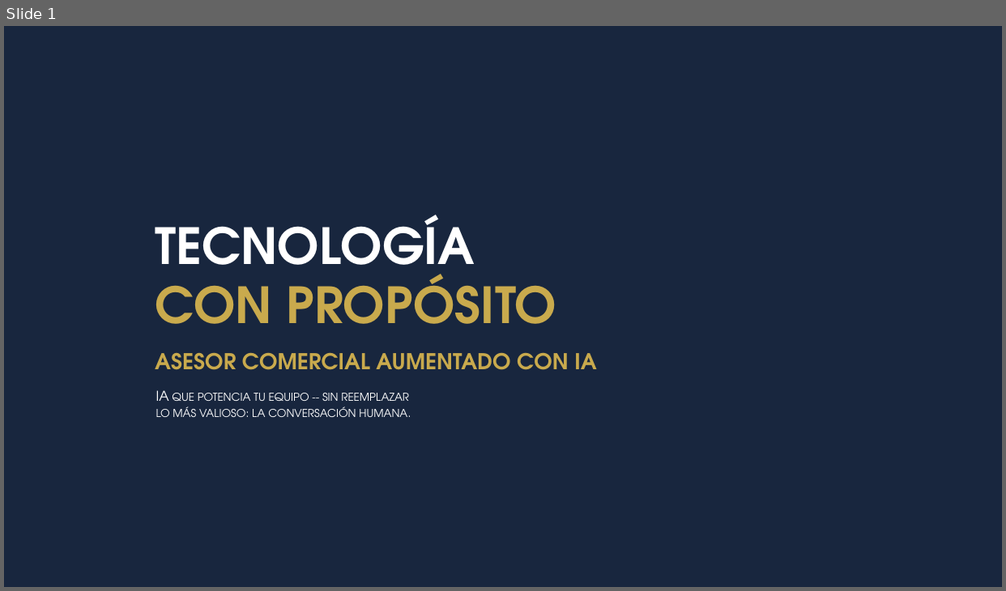
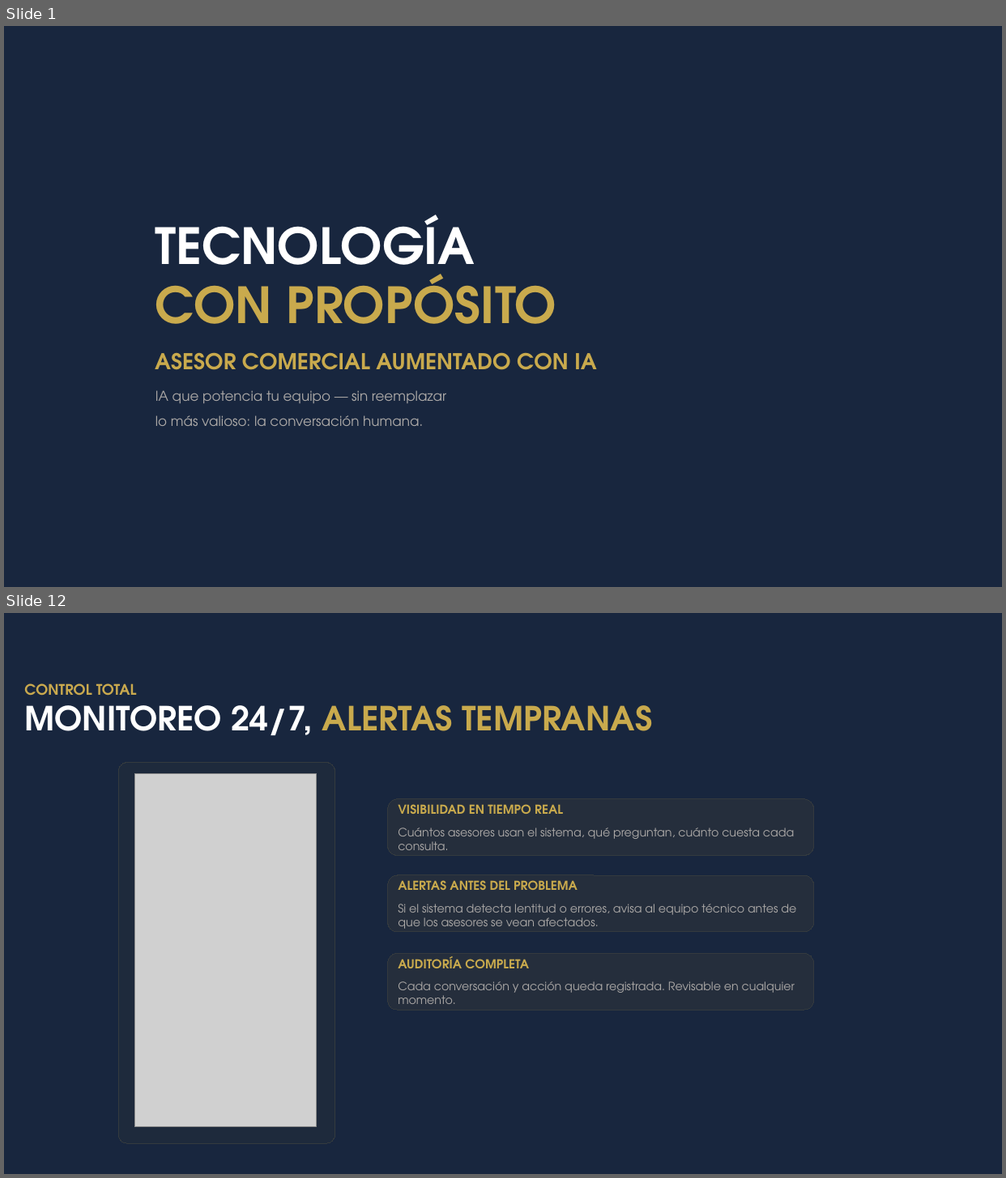
Before and after one commit to johnruedal96/capillas, a slide deck: Presentacion.pptx. Shown one above the other, each under a label of ours: slide 1 before the commit, slides 1 and 12 after it; the slides between them are not shown. The pictures are 1006x591 and 1006x1178 pixels, drawn with LibreOffice and Linux fonts; fonts in the diff are those of the drawing; grey boxes stand for pictures. Boxes give left, top, right and bottom in pixels: in the first picture for what was removed or moved away, otherwise in the second. Text is boxed around its words. In the diff, an @@ line names an element or a change of style, - is before the commit and + after.

```diff
--- a/Presentacion.pptx
+++ b/Presentacion.pptx
@@ slide 12 added at bbox=[4, 613, 1002, 1174], background #18263E @@
@@ text added at bbox=[24, 683, 137, 695], 14 pt, text #C9A94E, bold @@
+CONTROL TOTAL
@@ title added at bbox=[24, 705, 653, 735], 32 pt, text #C9AA4D, bold @@
+MONITOREO 24/7, ALERTAS TEMPRANAS
@@ rounded rectangle added at bbox=[118, 763, 335, 1144], fill #252E3C at 50% opacity, outline #343A3E 0.75 pt @@
@@ picture added at bbox=[134, 773, 316, 1127] @@
@@ text added at bbox=[388, 799, 814, 855], fill #252E3C, outline #343A3E 0.75 pt, 11.1 pt, text #ACA9A7 @@
+VISIBILIDAD EN TIEMPO REAL
+Cuántos asesores usan el sistema, qué preguntan, cuánto cuesta cada consulta.
@@ rounded rectangle added at bbox=[388, 875, 814, 932], fill #252E3C, outline #343A3E 0.75 pt, 11.1 pt, text #ACA9A7 @@
+ALERTAS ANTES DEL PROBLEMA
+Si el sistema detecta lentitud o errores, avisa al equipo técnico antes de que los asesores se vean afectados.
@@ rounded rectangle added at bbox=[388, 954, 814, 1010], fill #252E3C, outline #343A3E 0.75 pt, 11.1 pt, text #ACA9A7 @@
+AUDITORÍA COMPLETA
+Cada conversación y acción queda registrada. Revisable en cualquier momento.
@@ slide 1 changed as well @@
@@ text at bbox=[155, 390, 446, 426]: text changed; text colour gradient #FFFFFF to #BFBFBF to #ACA9A7 @@
-IA que potencia tu equipo -- sin reemplazar
-lo más valioso: la conversación humana.
+IA que potencia tu equipo — sin reemplazar
+lo más valioso: la conversación humana.
```
Also in this commit, not shown: 1 other slide changed, 9 other slides added, 1 other file.
